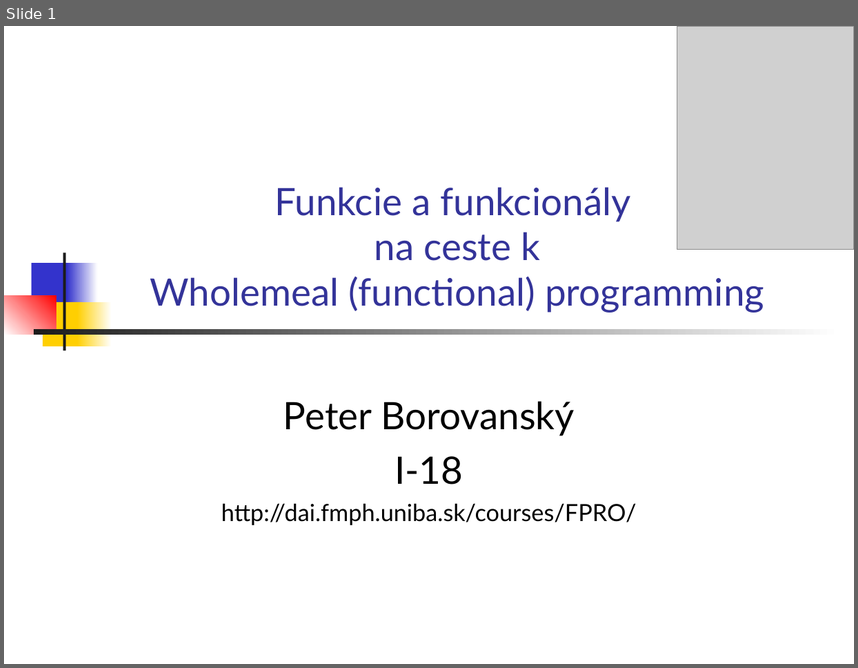
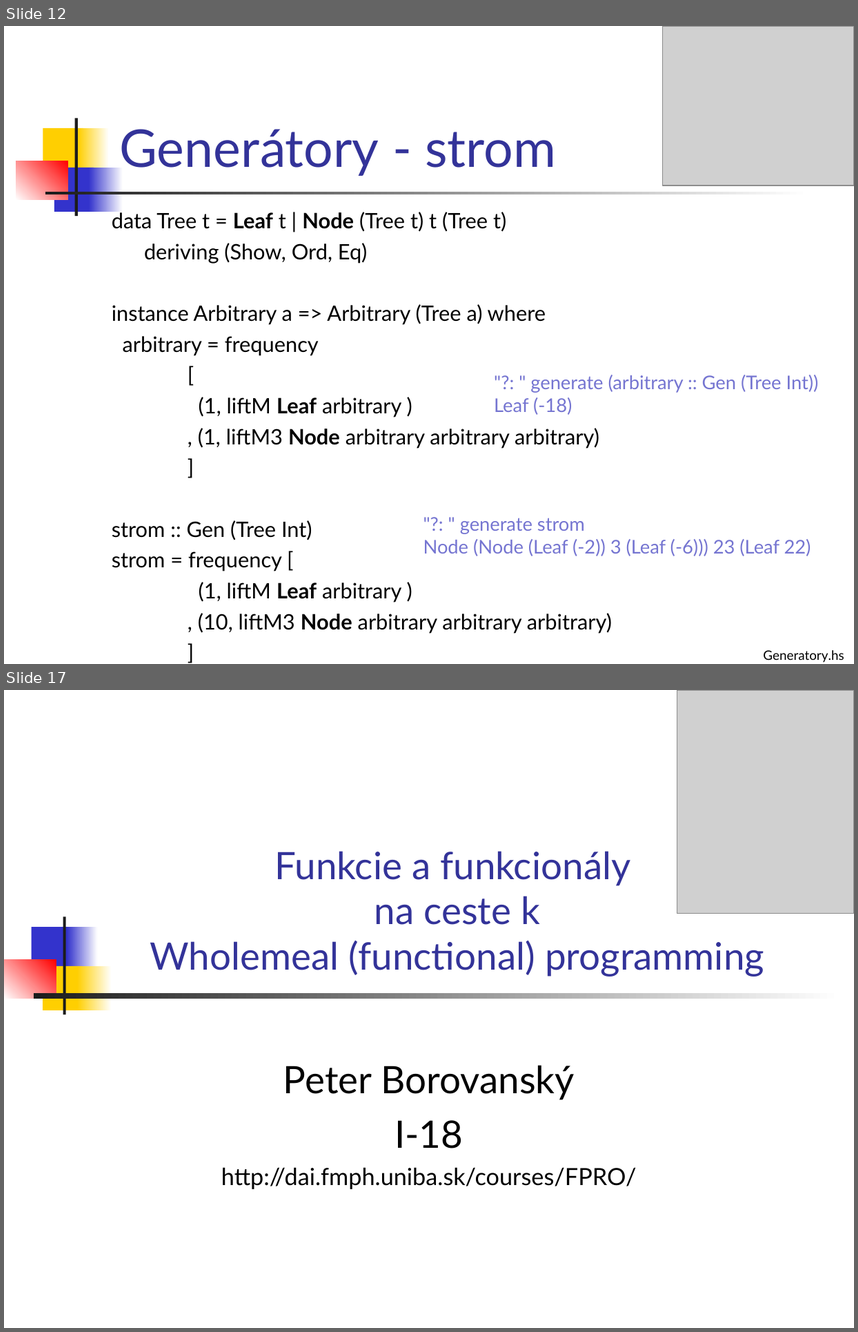
Before and after one commit to Funkcionalne/Prednasky, a slide deck: 03/03_fpro.ppt. Shown one above the other, each under a label of ours: slide 1 before the commit, slides 12 and 17 after it; the slides between them are not shown. The pictures are 858x668 and 858x1332 pixels, drawn with LibreOffice and Linux fonts; fonts in the diff are those of the drawing; grey boxes stand for pictures. Boxes give left, top, right and bottom in pixels: in the first picture for what was removed or moved away, otherwise in the second. Text is boxed around its words. In the diff, an @@ line names an element or a change of style, - is before the commit and + after.

```diff
--- a/03/03_fpro.ppt
+++ b/03/03_fpro.ppt
@@ slide 12 added at [4,26,854,664], background #FFFFFF @@
@@ picture added at [663,26,854,186] @@
@@ rectangle added at [43,128,84,172], fill #FFCF01 @@
@@ rectangle added at [74,118,77,216], fill #1C1C1C @@
@@ rectangle added at [79,128,110,172], fill gradient #FFCF01 to #FFFFFF @@
@@ title added at [119,129,556,176], 44 pt, text #333399 @@
+Generátory - strom
@@ rectangle added at [16,161,67,199], fill gradient #FFFFFF to #FF0000 @@
@@ rectangle added at [54,167,93,212], fill #3333CC @@
@@ rectangle added at [89,167,123,212], fill gradient #3333CC to #FFFFFF @@
@@ rectangle added at [45,192,810,194], fill gradient #1C1C1C to #FFFFFF @@
@@ text added at [112,210,612,633], 18 pt, text #000000 @@
+data Tree t = Leaf t | Node (Tree t) t (Tree t)
+deriving (Show, Ord, Eq)
+instance Arbitrary a => Arbitrary (Tree a) where
+arbitrary = frequency
+[
+(1, liftM Leaf arbitrary )
+, (1, liftM3 Node arbitrary arbitrary arbitrary)
+]
+strom :: Gen (Tree Int)
+strom = frequency [
+(1, liftM Leaf arbitrary )
+, (10, liftM3 Node arbitrary arbitrary arbitrary)
+]
@@ text added at [494,374,819,414], 16 pt, text #7575D1 @@
+"?: " generate (arbitrary :: Gen (Tree Int))
+Leaf (-18)
@@ text added at [424,517,811,556], 16 pt, text #7575D1 @@
+"?: " generate strom
+Node (Node (Leaf (-2)) 3 (Leaf (-6))) 23 (Leaf 22)
@@ text added at [763,650,844,662], 11 pt, text #000000 @@
+Generatory.hs
@@ what was slide 1 is now slide 17 @@
```
Also in this commit, not shown: 23 other slides added, 2 other files.
